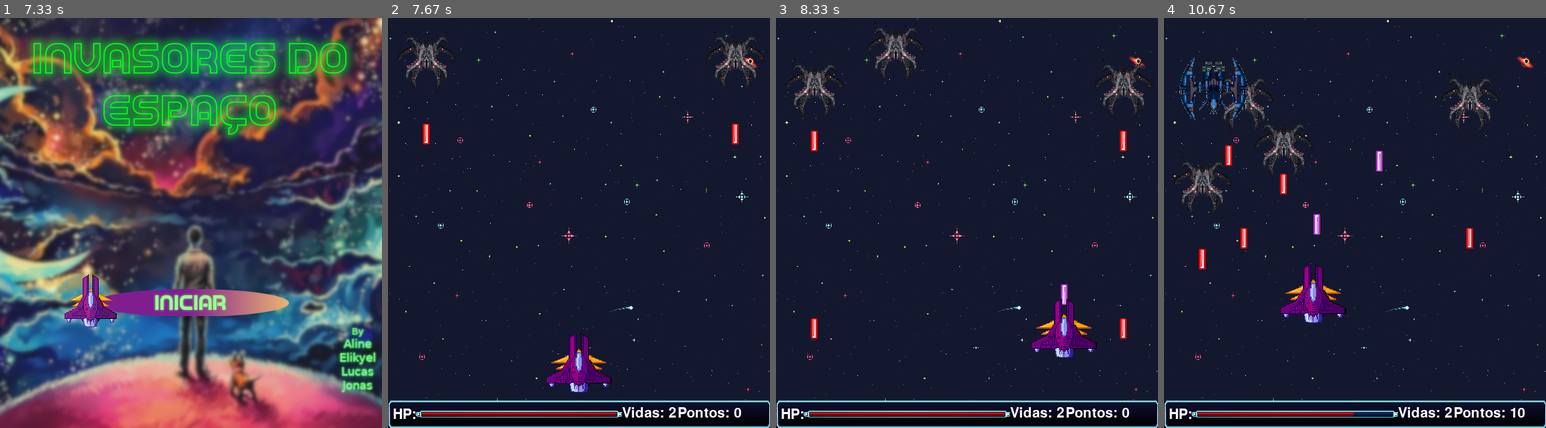
Above: before the commit, frames 1-4 (left to right).
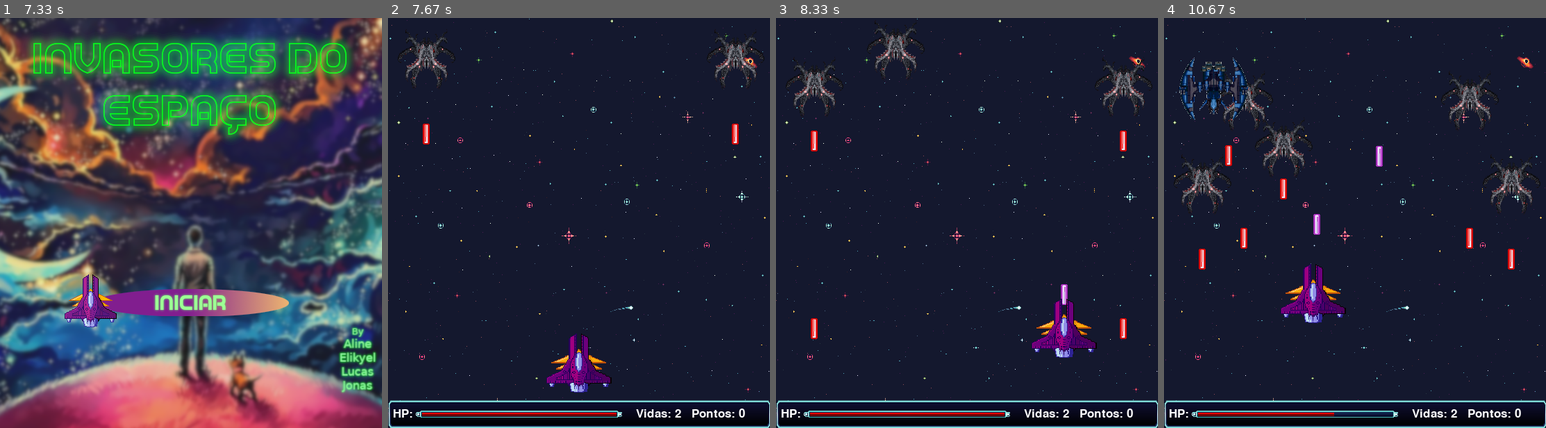
Above: after the commit, the same moments.

Repository: cjs-13/Projeto_pygame
Game: pygame game, started from main.py
The game is run twice, just before and just after one commit, with the same random seed, the same clock (stepped at 60 frames per second) and the same inputs.
Inputs (mouse positions are in pixels of both pictures, inside the frame that each line leads up to):
- Up to frame 1 (7.33 s): no input
- Up to frame 2 (7.67 s): click (579, 206) at 7.38 s
- Up to frame 3 (8.33 s): hold Right 7.67-8.13 s; move the mouse to (882, 190) at 7.7 s; hold Up from 8.17 s (still down); tap Space at 8.23 s; tap U at 8.32 s
- Up to frame 4 (10.67 s): release Up at 8.47 s; hold Right 8.5-8.97 s; tap Space at 8.57, 8.87, 9.07, 9.37, 9.63, 9.97, 10.27, 10.4 s; hold Left 9-9.53 s; hold Down 9.57-9.87 s; tap U at 9.72 s; hold Left 9.9-10.3 s; hold Up from 10.33 s (still down)

Frame 1 is identical in both runs. In frame 2, 0.5% of the frame differs, in the area x 1-94%, y 94-98%; in frame 3, 0.5%; in frame 4, 1.7%, in the area x 1-99%, y 25-98%.

Commit message:
Colisão entre os Lasers.
A colisão entre lasers destroe ambos os lasers.

Diff:
--- a/main.py
+++ b/main.py
@@ -13,7 +13,7 @@
 
 pg.init()
 pg.font.init()
-FONT_PRINCIPAL = pg.font.SysFont("Letter Gothic", 30)
+FONT_PRINCIPAL = pg.font.SysFont("Letter Gothic", 25)
 TELA = pg.display.set_mode((LARGURA, ALTURA + 40))
 RELOGIO = pg.time.Clock()
 
@@ -112,6 +112,11 @@
                 if nave.imunity_timer == 0:
                     nave.hp -= 1
                     nave.imunity_timer = 5
+
+    def ColisaoLaser(self,lasers):
+        for laser in lasers:
+            if self.damagetype != laser.damagetype and testa_colisao(self,laser):
+                self.hp -= 1
 
     def testevida(self, lasers):
         if self.hp < 1:
@@ -293,8 +298,8 @@
         tela.blit(self.hp_img[0], (40, ALTURA + 15))
         tela.blit(ch_scale(self.hp_img[1], (28 * self.hp, 5)), (49, ALTURA + 18))
         tela.blit(hp_label, (7, ALTURA + 11))
-        tela.blit(lives_label, (SCALE_LABEL_HP[0] + 40, ALTURA + 9))
-        tela.blit(pontos, (SCALE_LABEL_HP[0] + 120, ALTURA + 9))
+        tela.blit(lives_label, (SCALE_LABEL_HP[0] + 60, ALTURA + 11))
+        tela.blit(pontos, (SCALE_LABEL_HP[0] + 140, ALTURA + 11))
 
 class Inimigo(Nave):
     def __init__(self, x, y, ai):
@@ -586,6 +591,7 @@
             laser.colisaointerno(naves, lasers)
             laser.testevida(lasers)
             laser.drawinterno(TELA)
+            laser.ColisaoLaser(lasers)
 
         if jogador.hp <= 0 and jogador.lives < 2:
             jogando = False
